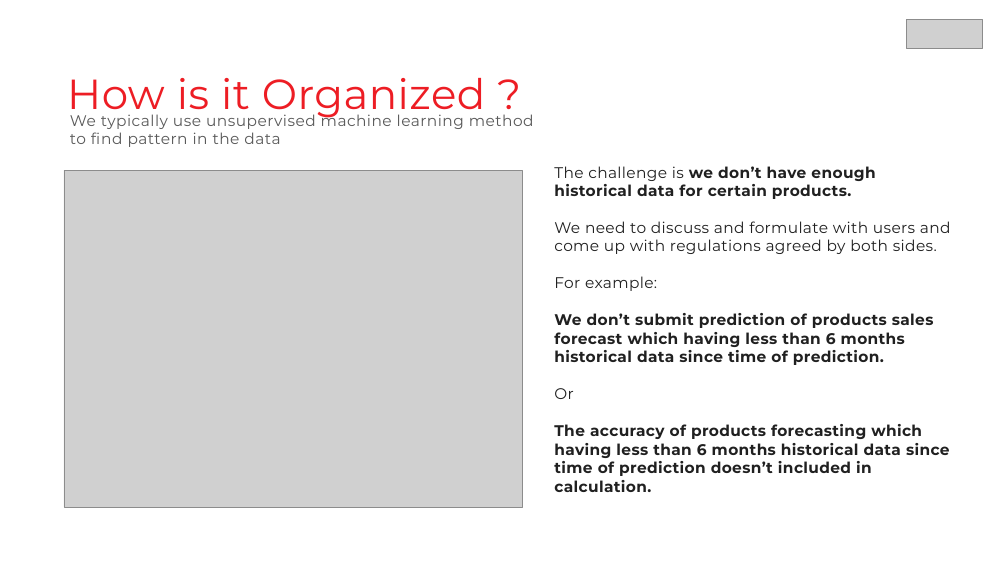
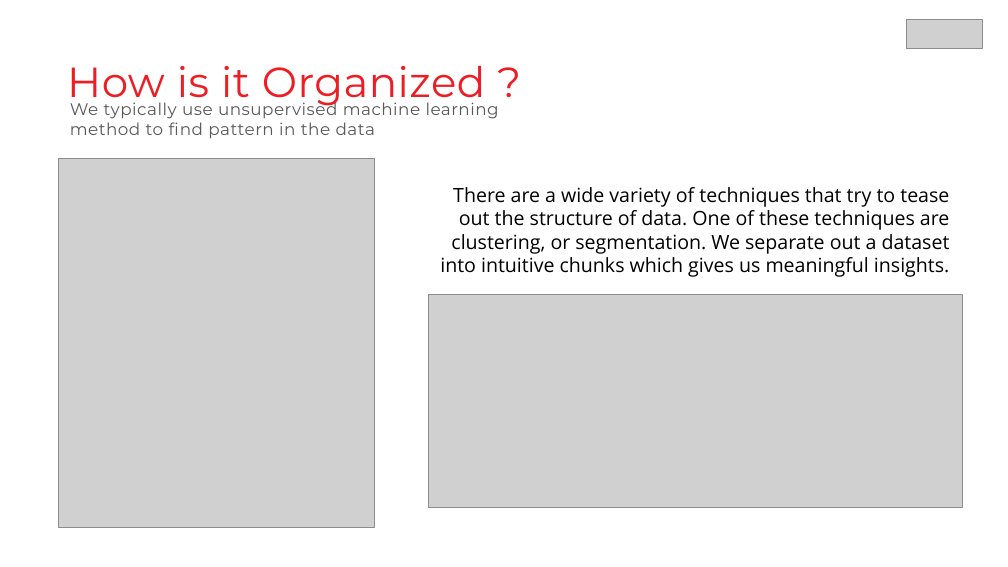
Before and after one commit to BenedictusAryo/Optimization-Application_Python, a slide deck: slide 3 of Sharing session - Optimization using Python.pptx. Drawn at 1008x567 pixels with LibreOffice and Linux fonts; fonts in the diff are those of the drawing; grey boxes stand for pictures. Boxes give left, top, right and bottom in pixels: in the first picture for what was removed or moved away, otherwise in the second. Text is boxed around its words. In the diff, an @@ line names an element or a change of style, - is before the commit and + after.

Commit message:
ppt add unsupervised

```diff
--- a/Sharing session - Optimization using Python.pptx
+++ b/Sharing session - Optimization using Python.pptx
@@ text "How is it Organized ?": place and size @@
-text "How is it Organized ?" at bbox=[67, 78, 486, 120]
+text "How is it Organized ?" at bbox=[67, 66, 486, 108]
@@ text "We typically use unsupervised machine ...": place and size @@
-text "We typically use unsupervised machine ..." at bbox=[70, 111, 534, 147]
+text "We typically use unsupervised machine ..." at bbox=[70, 99, 499, 139]
@@ text "We typically use unsupervised machine ..." at bbox=[70, 99, 499, 139]: size 22 to 24 pt @@
@@ picture: place and size @@
-picture at bbox=[64, 170, 522, 508]
+picture at bbox=[58, 159, 374, 527]
@@ text at bbox=[440, 187, 950, 277]: text changed; size 22 to 28 pt; font Montserrat to Open Sans; text colour #202020 to #000000; bold off @@
-The challenge is we don’t have enough historical data for certain products.
-We need to discuss and formulate with users and come up with regulations agreed by both sides.
-For example:
-We don’t submit prediction of products sales forecast which having less than 6 months historical data since time of prediction.
-Or
-The accuracy of products forecasting which having less than 6 months historical data since time of prediction doesn’t included in calculation.
+There are a wide variety of techniques that try to tease out the structure of data. One of these techniques are clustering, or segmentation. We separate out a dataset into intuitive chunks which gives us meaningful insights.
@@ picture added at bbox=[428, 294, 962, 508] @@
```
